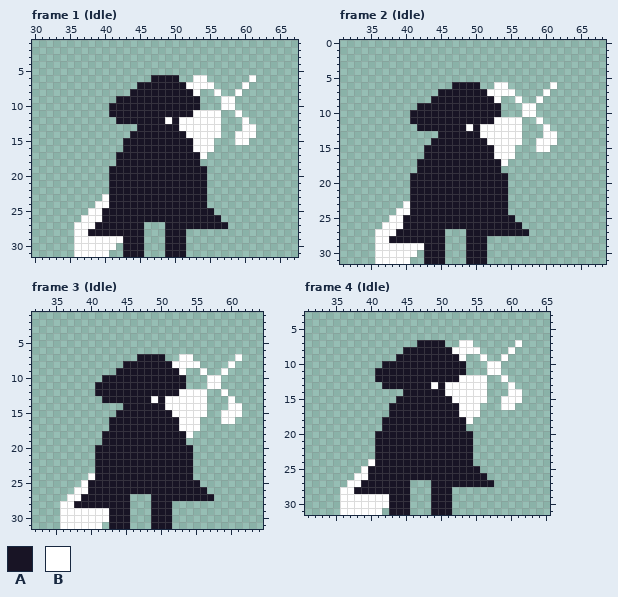
A pixel-art file gets an edit: assets/main-guy.aseprite. This is how it looked before the edit.
100x32 pixels, 9 frames. Shown: frame 1 (Idle): x 30..67, y 1..31; frame 2 (Idle): x 31..68, y 0..31; frame 3 (Idle): x 32..64, y 1..31; frame 4 (Idle): x 31..65, y 3..31. The commit also changed other frames, which this record leaves out.
Palette (. is transparent): A #181425  B #ffffff
After the commit:
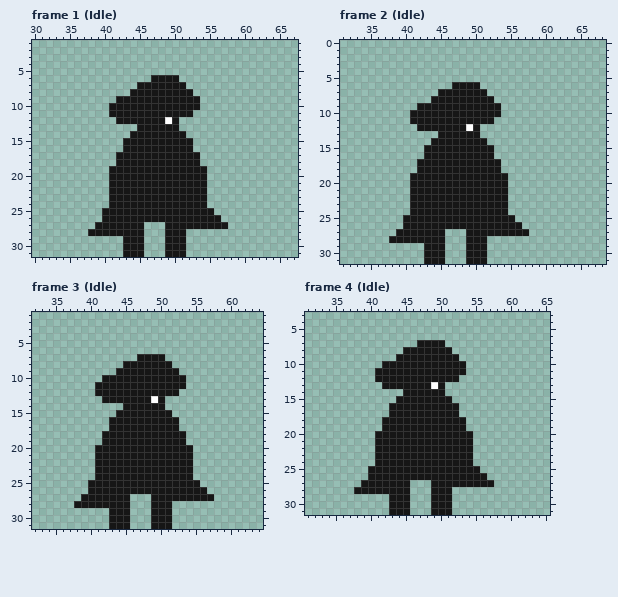
Commit message: Update animation to include configurable rows
What changed:
layer "sword" now hidden
@@ palette @@
-A #181425
+A #161616
--- frame 1 (Idle)
@@ x 49..63 @@
  5 ...............
- 6 AA..BB......B..
- 7 AAABBBB....B...
- 8 AAAAB..B..B....
- 9 AAAAA...BB.....
-10 AAAAA...BB.....
-11 AAAABBBB..B....
-12 BABBBBBB...B...
-13 AABBBBBB...BB..
-14 AAABBBBB..BBB..
-15 AAAABBB...BB...
-16 AAAABBB........
-17 AAAAAB.........
+ 6 AA.............
+ 7 AAA............
+ 8 AAAA...........
+ 9 AAAAA..........
+10 AAAAA..........
+11 AAAA...........
+12 BA.............
+13 AA.............
+14 AAA............
+15 AAAA...........
+16 AAAA...........
+17 AAAAA..........
 18 AAAAA..........
@@ x 34..44 @@
 22 .......AAAA
-23 ......BAAAA
-24 .....BBAAAA
-25 ....BBAAAAA
-26 ...BBBAAAAA
-27 ..BBBAAAAAA
-28 ..BBAAAAAAA
-29 ..BBBBBBBAA
-30 ..BBBBBB.AA
-31 ..BBBBB..AA
+23 .......AAAA
+24 .......AAAA
+25 ......AAAAA
+26 ......AAAAA
+27 .....AAAAAA
+28 ....AAAAAAA
+29 .........AA
+30 .........AA
+31 .........AA
--- frame 2 (Idle): the same change as frame 1 (Idle)
--- frame 3 (Idle)
@@ x 49..63 @@
  6 ...............
- 7 AA..BB......B..
- 8 AAABBBB....B...
- 9 AAAAB..B..B....
-10 AAAAA...BB.....
-11 AAAAA...BB.....
-12 AAAABBBB..B....
-13 BABBBBBB...B...
-14 AABBBBBB...BB..
-15 AAABBBBB..BBB..
-16 AAAABBB...BB...
-17 AAAABBB........
-18 AAAAAB.........
+ 7 AA.............
+ 8 AAA............
+ 9 AAAA...........
+10 AAAAA..........
+11 AAAAA..........
+12 AAAA...........
+13 BA.............
+14 AA.............
+15 AAA............
+16 AAAA...........
+17 AAAA...........
+18 AAAAA..........
 19 AAAAA..........
@@ x 34..44 @@
 23 .......AAAA
-24 ......BAAAA
-25 .....BAAAAA
-26 ....BBAAAAA
-27 ...BBAAAAAA
-28 ..BBAAAAAAA
-29 ..BBBBBBBAA
-30 ..BBBBBBBAA
-31 ..BBBBBB.AA
+24 .......AAAA
+25 ......AAAAA
+26 ......AAAAA
+27 .....AAAAAA
+28 ....AAAAAAA
+29 .........AA
+30 .........AA
+31 .........AA
--- frame 4 (Idle): the same change as frame 3 (Idle)
Changed places in both pictures, as pixel boxes (x1, y1, x2, y2):
changed: (74, 75, 256, 257)
changed: (375, 82, 557, 264)
changed: (60, 354, 242, 529)
changed: (340, 340, 522, 515)
